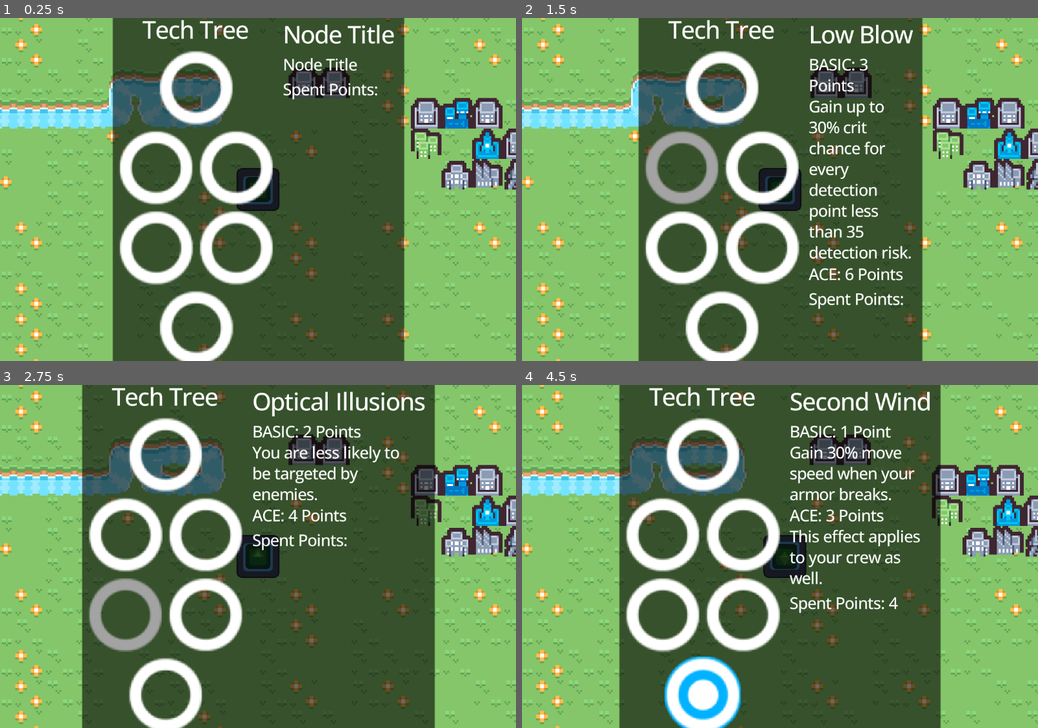
Above: before the commit, frames 1-4 (two rows, left to right).
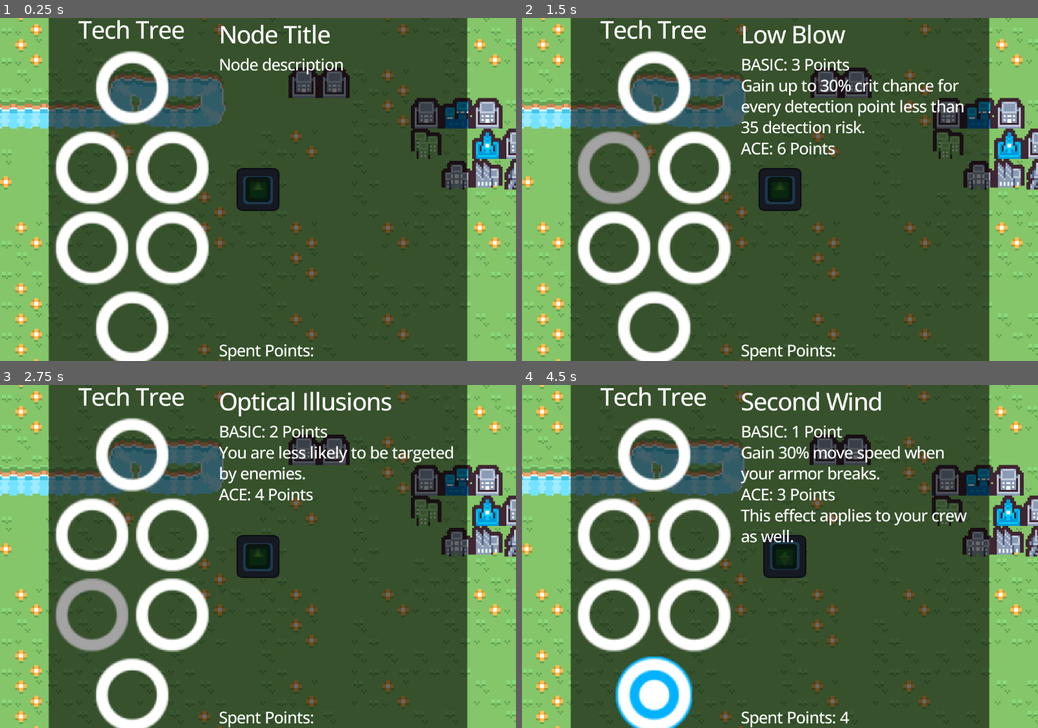
Above: after the commit, the same moments.

Repository: Simplexeon/root-tech-tree-editor
Game: Godot game, scene res://Scenes/main.tscn
Same seed, same stepped clock (60 frames per second), same inputs: the game is played once before the commit and once after it. The engine's default icon, where the game draws it, is replaced by a stand-in: a white triangle on a blue panel in a dark square.
Inputs (mouse positions are in pixels of both pictures, inside the frame that each line leads up to; where the layout moved, square brackets give the same spot in the first picture):
- Up to frame 1 (0.25 s): no input
- Up to frame 2 (1.5 s): click (718, 86) at 0.52 s; click (614, 165) [656, 165] at 1.25 s
- Up to frame 3 (2.75 s): click (92, 614) [159, 614] at 2 s
- Up to frame 4 (4.5 s): click (692, 614) [728, 614] at 2.75 s; click (656, 693) [681, 693] at 3.5 s; tap Enter at 4.25 s; move the mouse to (893, 539) at 4.27 s; hold D (right) from 4.28 s (still down); click (893, 539) at 4.42 s

The runs differ from the first frame. In frame 1, 39% of the frame differs, in the area x 9-91%, y 0-100%; in frame 2, 43%; in frame 3, 31%; in frame 4, 40%.

Commit message:
Updated sample project tech tree

Diff:
--- a/Nodes/Entities/Player/player.tscn
+++ b/Nodes/Entities/Player/player.tscn
@@ -166,6 +166,7 @@
 layout_mode = 2
 
 [node name="NodeTitleDisplay" type="RichTextLabel" parent="CanvasLayer/Overlay/CenterContainer/PanelContainer/MarginContainer/HBoxContainer/MarginContainer/VBoxContainer2"]
+custom_minimum_size = Vector2(250, 0)
 layout_mode = 2
 theme_type_variation = &"RichTextLabelHeader"
 text = "Node Title"
@@ -174,9 +175,10 @@
 autowrap_mode = 0
 
 [node name="NodeDescriptionDisplay" type="RichTextLabel" parent="CanvasLayer/Overlay/CenterContainer/PanelContainer/MarginContainer/HBoxContainer/MarginContainer/VBoxContainer2"]
+custom_minimum_size = Vector2(180, 0)
 layout_mode = 2
-text = "Node Title"
-fit_content = true
+size_flags_vertical = 3
+text = "Node description"
 autowrap_mode = 2
 
 [node name="SpentAmountDisplay" type="RichTextLabel" parent="CanvasLayer/Overlay/CenterContainer/PanelContainer/MarginContainer/HBoxContainer/MarginContainer/VBoxContainer2"]
